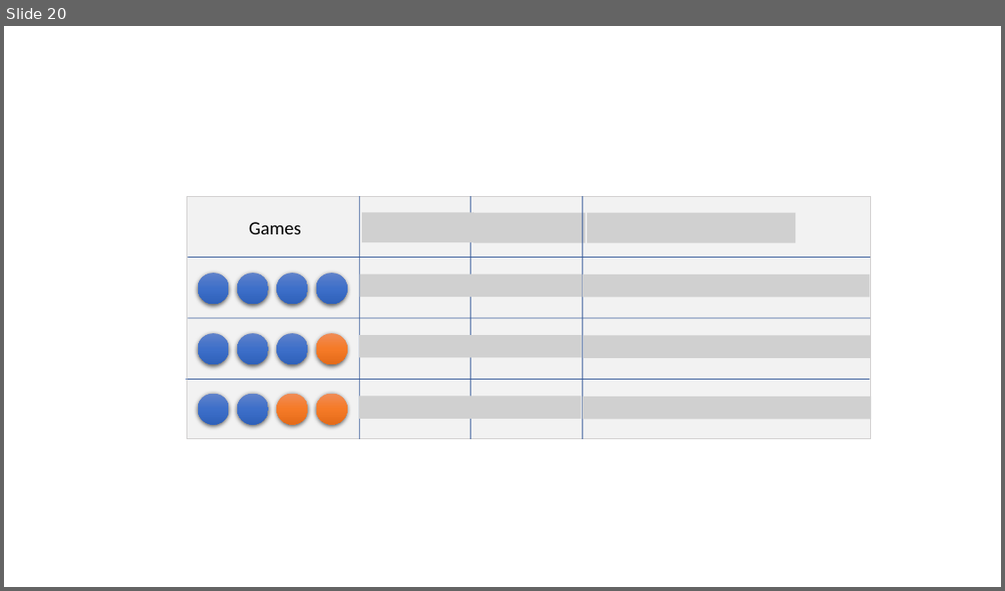
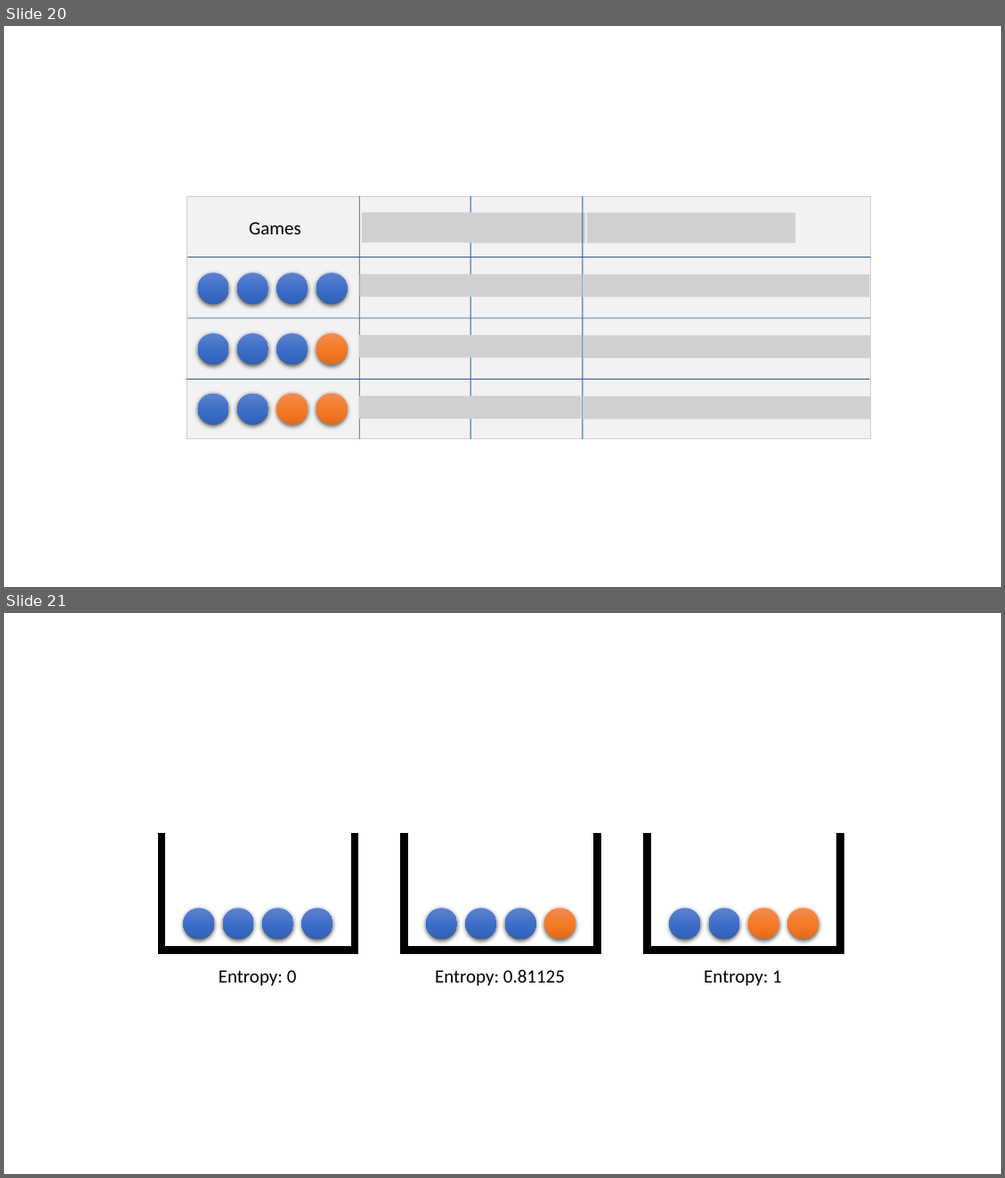
Before and after one commit to deflagg/ArtificialNeuralNetworkStudy, a slide deck: ANN Diagram.pptx. Shown one above the other, each under a label of ours: slide 20 before the commit, slides 20 and 21 after it. The pictures are 1005x591 and 1005x1178 pixels, drawn with LibreOffice and Linux fonts; fonts in the diff are those of the drawing; grey boxes stand for pictures. Boxes give left, top, right and bottom in pixels: in the first picture for what was removed or moved away, otherwise in the second. Text is boxed around its words. In the diff, an @@ line names an element or a change of style, - is before the commit and + after.

```diff
--- a/ANN Diagram.pptx
+++ b/ANN Diagram.pptx
@@ slide 21 added at (4,613,1001,1174), background #FFFFFF @@
@@ rectangle added at (158,834,165,953), fill #000000, outline #000000 1 pt @@
@@ rectangle added at (351,834,357,953), fill #000000, outline #000000 1 pt @@
@@ rectangle added at (401,834,408,953), fill #000000, outline #000000 1 pt @@
@@ rectangle added at (594,834,600,953), fill #000000, outline #000000 1 pt @@
@@ rectangle added at (644,834,651,953), fill #000000, outline #000000 1 pt @@
@@ rectangle added at (837,834,844,953), fill #000000, outline #000000 1 pt @@
@@ ellipse added at (184,908,215,940), fill gradient #6183CB to #3E70CA to #3062BB @@
@@ ellipse added at (223,908,254,940), fill gradient #6183CB to #3E70CA to #3062BB @@
@@ ellipse added at (262,908,293,940), fill gradient #6183CB to #3E70CA to #3062BB @@
@@ ellipse added at (301,908,333,940), fill gradient #6183CB to #3E70CA to #3062BB @@
@@ ellipse added at (426,908,457,940), fill gradient #6183CB to #3E70CA to #3062BB @@
@@ ellipse added at (465,908,497,940), fill gradient #6183CB to #3E70CA to #3062BB @@
@@ ellipse added at (505,908,536,940), fill gradient #6183CB to #3E70CA to #3062BB @@
@@ ellipse added at (544,908,576,940), fill gradient #F18C57 to #F67B28 to #E56C19 @@
@@ ellipse added at (670,908,701,940), fill gradient #6183CB to #3E70CA to #3062BB @@
@@ ellipse added at (708,908,740,940), fill gradient #6183CB to #3E70CA to #3062BB @@
@@ ellipse added at (748,908,779,940), fill gradient #F18C57 to #F67B28 to #E56C19 @@
@@ ellipse added at (788,908,819,940), fill gradient #F18C57 to #F67B28 to #E56C19 @@
@@ rectangle added at (158,947,357,953), fill #000000, outline #000000 1 pt @@
@@ rectangle added at (401,947,600,953), fill #000000, outline #000000 1 pt @@
@@ rectangle added at (644,947,844,953), fill #000000, outline #000000 1 pt @@
@@ text added at (218,970,297,986), 18 pt, text #000000 @@
+Entropy: 0
@@ text added at (435,969,565,986), 18 pt, text #000000 @@
+Entropy: 0.81125
@@ text added at (704,970,782,986), 18 pt, text #000000 @@
+Entropy: 1
```
Also in this commit, not shown: 2 other files.
